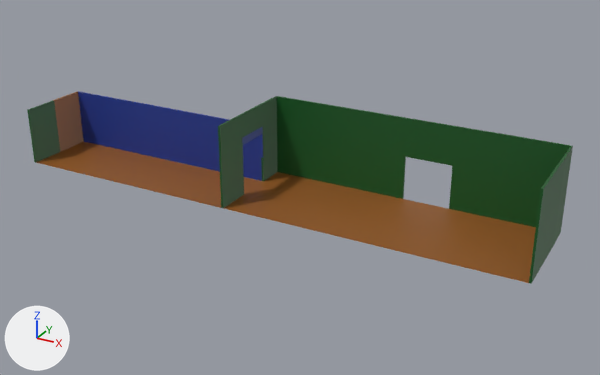
Two versions of the Blender file Assets/Models/taxidermy huone+tutorial huone2.blend, one commit apart.
Camera for both pictures: a 50 mm camera at (38.9, -100.4, 51.1) aimed at (-15.2, -2.0, 1.9). Every picture has the same lights, and +X, +Y and +Z are marked at lower left.
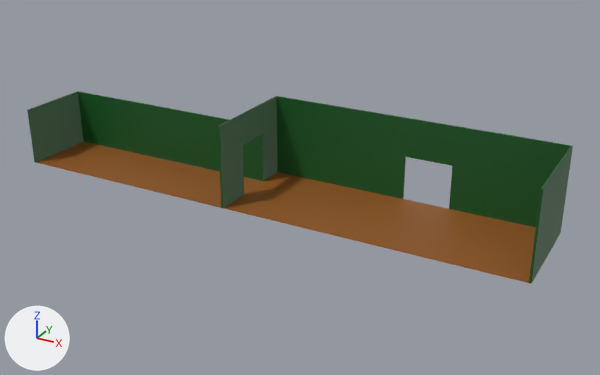
Pixel boxes (x1, y1, x2, y2) of what changed, in the pictures (600 x 375 px):
part 1 of me_cube_002, recoloured (blue to green): (78, 91, 146, 155) in both
part 2 of me_cube_002, recoloured (blue to green): (142, 103, 262, 181) in both
part 3 of me_cube_002, recoloured (blue to green): (242, 127, 263, 158) in both
part 4 of me_cube_002, recoloured (brown to green): (53, 91, 83, 152) in both

The edits, one by one:
me_cube_002 has 226 vertices, 206 faces, 3 loose edges and spans x -60.4..21.2, y -10.2..5.7, z 0.0..12.5.
me_cube_002 is used by ob_cube_003; location (0.0, 0.0, 0.0).
me_cube_002 part 1: 3 of the faces centred in x -53.3..-53.2, y 1.1..1.3, z 4.5..9.0 switch from mat_katto (blue #223990) to mat_seinät (dark green #135721).
me_cube_002 part 2: 3 of the faces centred in x -35.0, y 1.1..1.4, z 4.5..9.0 switch from mat_katto (blue #223990) to mat_seinät (dark green #135721).
me_cube_002 part 3: 3 of the faces centred in x -23.6..-23.4, y -1.7..3.3, z 5.9..8.4 switch from mat_katto (blue #223990) to mat_seinät (dark green #135721).
me_cube_002 part 4: all 3 faces centred in x -60.3..-60.1, y -1.7..-1.6, z 4.5..9.0 switch from mat_lattia (brown #905822) to mat_seinät (dark green #135721).
